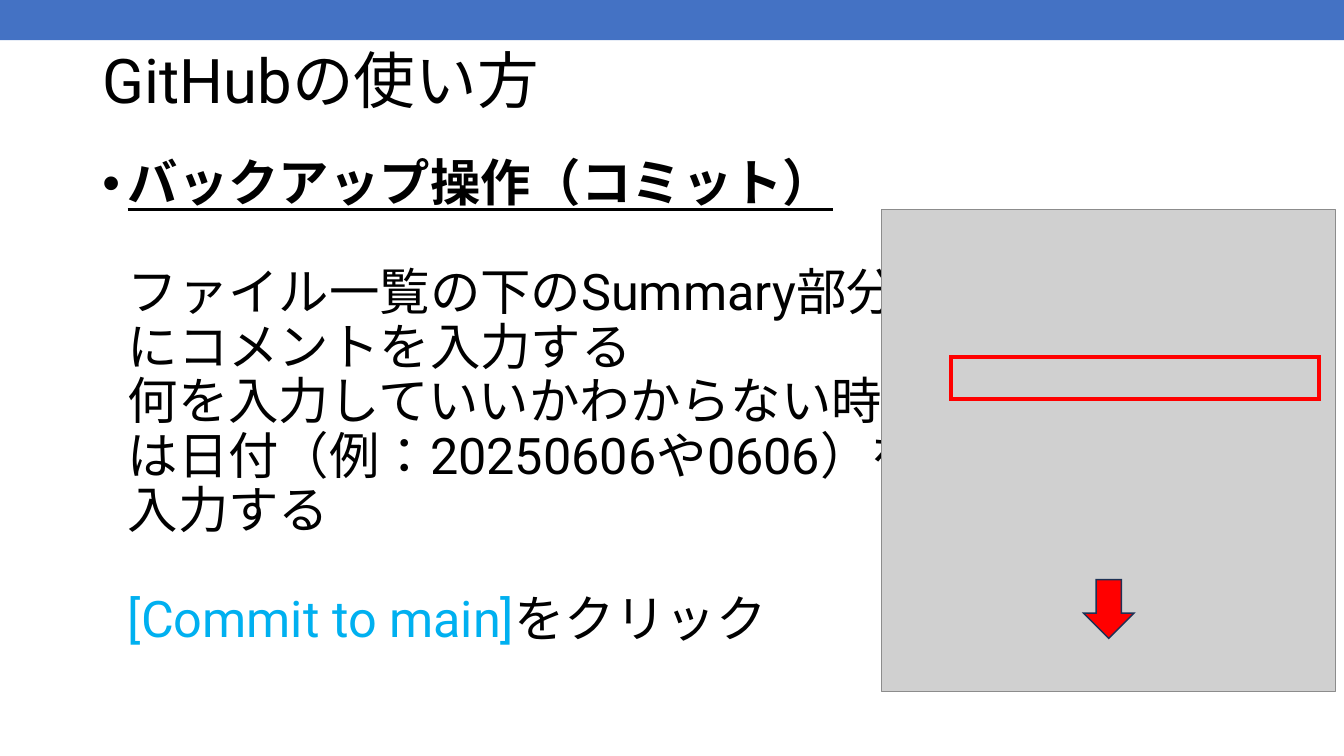
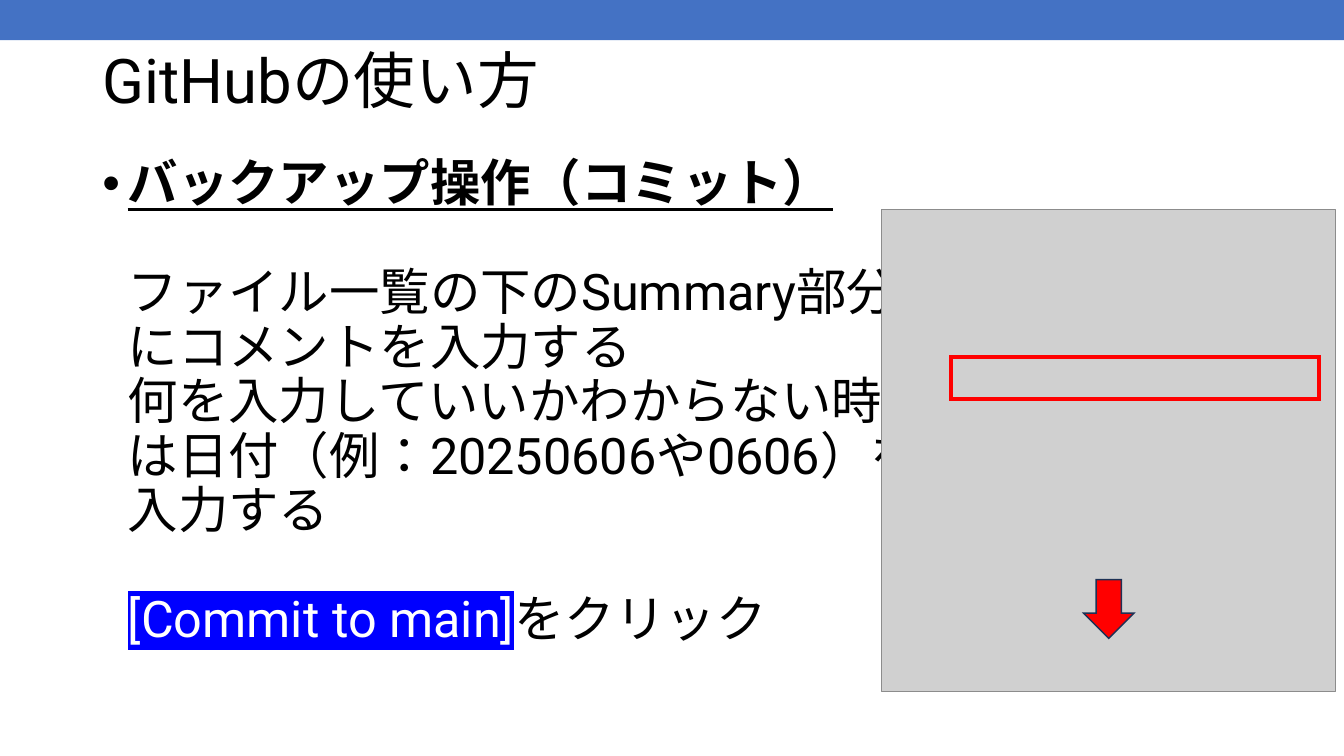
Before and after one commit to kic-murata/cpp2025, a slide deck: slide 50 of 授業資料/GitHub登録方法.pptx. Drawn at 1344x756 pixels with LibreOffice and Linux fonts; fonts in the diff are those of the drawing; grey boxes stand for pictures. Boxes give left, top, right and bottom in pixels: in the first picture for what was removed or moved away, otherwise in the second. Text is boxed around its words. In the diff, an @@ line names an element or a change of style, - is before the commit and + after.

```diff
--- a/授業資料/GitHub登録方法.pptx
+++ b/授業資料/GitHub登録方法.pptx
@@ text "バックアップ操作（コミット） ファイル一覧の下のSummary部分 にコメントを入力する 何を入力していいかわからない時 ..." at (128,157,921,649): text colour #00B0F0 to #FFFFFF, highlight none to #0000FF in "[Commit to main]をクリック" @@
```
Also in this commit, not shown: 2 other slides changed, 3 slides added, 1 other file.
